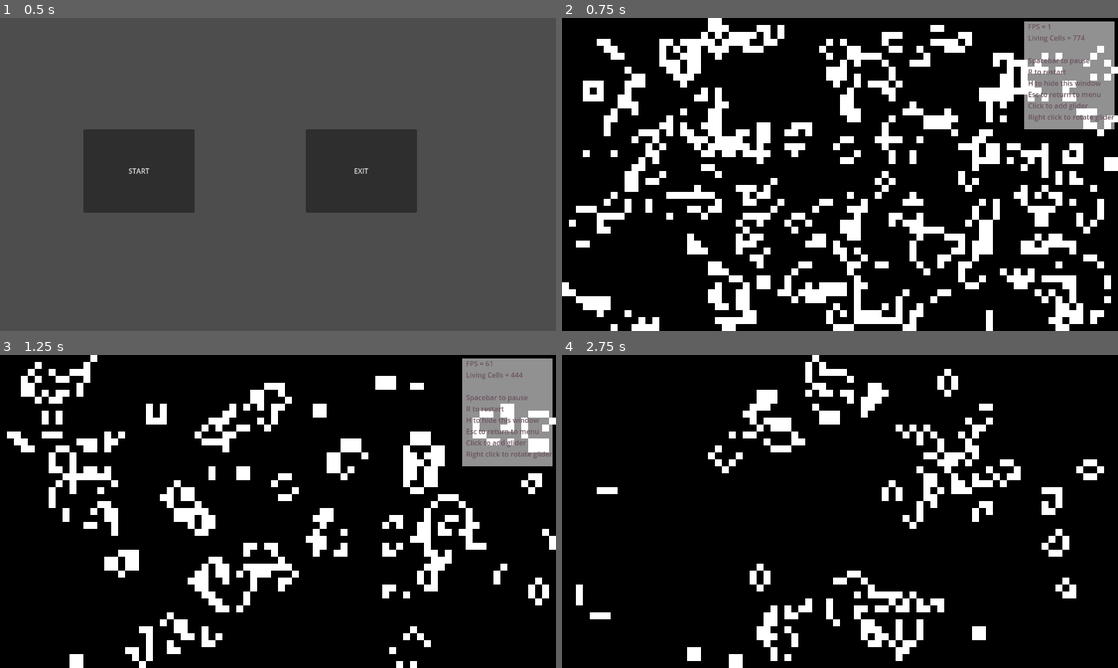
Above: before the commit, frames 1-4 (two rows, left to right).
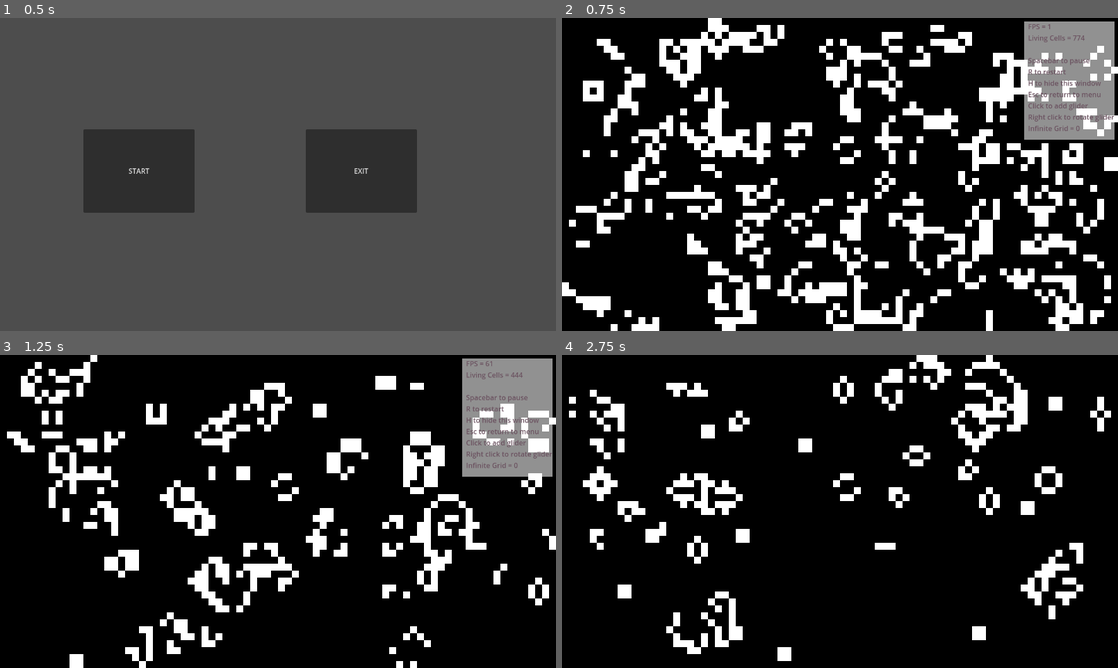
Above: after the commit, the same moments.

Repository: Karsteski/Game-of-Life-Godot
Game: Godot game, scene res://menu.tscn
Same seed, same stepped clock (60 frames per second), same inputs: the game is played once before the commit and once after it.
Inputs (mouse positions are in pixels of both pictures, inside the frame that each line leads up to):
- Up to frame 1 (0.5 s): no input
- Up to frame 2 (0.75 s): click "START" at 0.5 s
- Up to frame 3 (1.25 s): no input
- Up to frame 4 (2.75 s): tap Enter at 1.25 s; move the mouse to (962, 495) at 1.27 s; hold I (toggle_infinite_grid, bound only after the commit) 1.28-2.03 s; click (962, 495) at 1.42 s; move the mouse to (728, 527) at 2.02 s; tap H (hide_window) at 2.1 s; click (728, 527) at 2.17 s; tap I (toggle_infinite_grid, bound only after the commit) at 2.3 s

Frame 1 is identical in both runs. In frame 2, 0.6% of the frame differs, in the area x 83-100%, y 34-39%; in frame 3, 0.6%; in frame 4, 15%, in the area x 1-99%, y 0-100%.

Commit message:
Added toggle for using an infinite grid rather than finite

Diff:
--- a/main.gd
+++ b/main.gd
@@ -2,8 +2,11 @@
 
 const CELL_SIZE := 16
 var cells_to_draw = []
+var living_cells = 0
+
 var is_game_paused = false
-var living_cells = 0
+var use_infinite_grid = false
+
 var glider_pattern = [[true, false, false], [false, true, true], [true, true, false]]
 
 signal game_exited
@@ -57,6 +60,35 @@
 	return num_alive_neighbour_cells
 
 
+func count_neighbour_cells_infinity(cell: Vector2i, cells: Array) -> int:
+	var num_alive_neighbour_cells = 0
+
+	# Check the cell's neighbours to determine its new state
+	for i in range(-1, 2):
+		for j in range(-1, 2):
+			# Don't check neighbour [0, 0] as that's the current cell
+			if i == 0 and j == 0:
+				continue
+
+			var neighbour :Vector2i = Vector2i(cell.x + i, cell.y + j)
+			# Loop around the grid
+			if neighbour.x < 0:
+				neighbour.x = cells.size() - 1
+			elif neighbour.x >= cells.size():
+				neighbour.x = 0
+
+			if neighbour.y < 0:
+				neighbour.y = cells[neighbour.x].size() - 1
+			elif neighbour.y >= cells[neighbour.x].size():
+				neighbour.y = 0
+
+			# Finally, count neighbour cell if it's alive
+			if cells[neighbour.x][neighbour.y] == true:
+				num_alive_neighbour_cells += 1
+
+	return num_alive_neighbour_cells
+
+
 func next_iteration(current_cells: Array) -> Array:
 	# Must reset living cell count
 	living_cells = 0
@@ -69,8 +101,9 @@
 		new_cells[x].resize(current_cells[x].size())
 
 		for y in current_cells[x].size():
-			var num_alive_neighbours = count_neighbour_cells(Vector2i(x,y),
-				current_cells)
+			var num_alive_neighbours = count_neighbour_cells_infinity(Vector2i(x,y), current_cells) \
+				if use_infinite_grid else \
+					count_neighbour_cells(Vector2i(x,y), current_cells)
 
 			# Game of Life
 			if current_cells[x][y]: # Cell is alive
@@ -190,6 +223,11 @@
 			var num_x = dimensions.size.x / CELL_SIZE
 			var num_y = dimensions.size.y / CELL_SIZE
 			cells_to_draw = generate_cells(num_x, num_y)
+		elif event.is_action_pressed("toggle_infinite_grid"):
+			if use_infinite_grid:
+				use_infinite_grid = false
+			else:
+				use_infinite_grid = true
 		elif event.is_action_pressed("ui_cancel"):
 			game_exited.emit()
 			queue_free()
@@ -221,9 +259,10 @@
 	Esc to return to menu
 	Click to add glider
 	Right click to rotate glider
+	Infinite Grid = %d
 	"""
 	$InfoRect/GameInfo.text = info_text % [Performance.get_monitor((Performance.TIME_FPS)),
-		living_cells]
+		living_cells, use_infinite_grid as int]
 
 	# Get rid of annoying warning about unused variable
 	var _delta = delta
--- a/main.tscn
+++ b/main.tscn
@@ -87,7 +87,7 @@
 offset_left = 1064.0
 offset_top = 8.0
 offset_right = 1272.0
-offset_bottom = 256.0
+offset_bottom = 280.0
 grow_horizontal = 0
 grow_vertical = 2
 size_flags_horizontal = 6
--- a/project.godot
+++ b/project.godot
@@ -38,3 +38,8 @@
 "events": [Object(InputEventKey,"resource_local_to_scene":false,"resource_name":"","device":-1,"window_id":0,"alt_press …(192 unchanged characters)…
 ]
 }
+toggle_infinite_grid={
+"deadzone": 0.5,
+"events": [Object(InputEventKey,"resource_local_to_scene":false,"resource_name":"","device":-1,"window_id":0,"alt_pressed":false,"shift_pressed":false,"ctrl_pressed":false,"meta_pressed":false,"pressed":false,"keycode":0,"physical_keycode":73,"key_label":0,"unicode":105,"location":0,"echo":false,"script":null)
+]
+}
